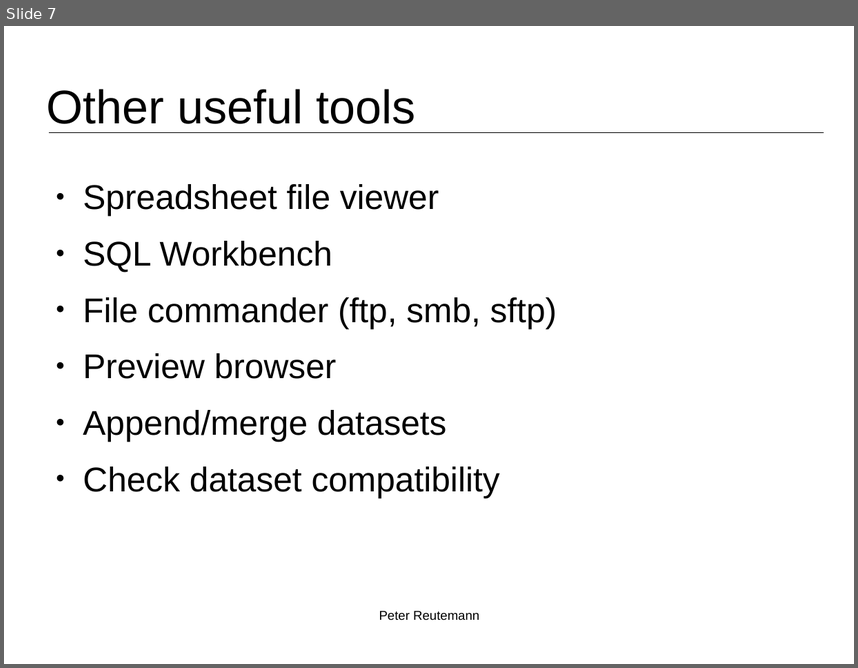
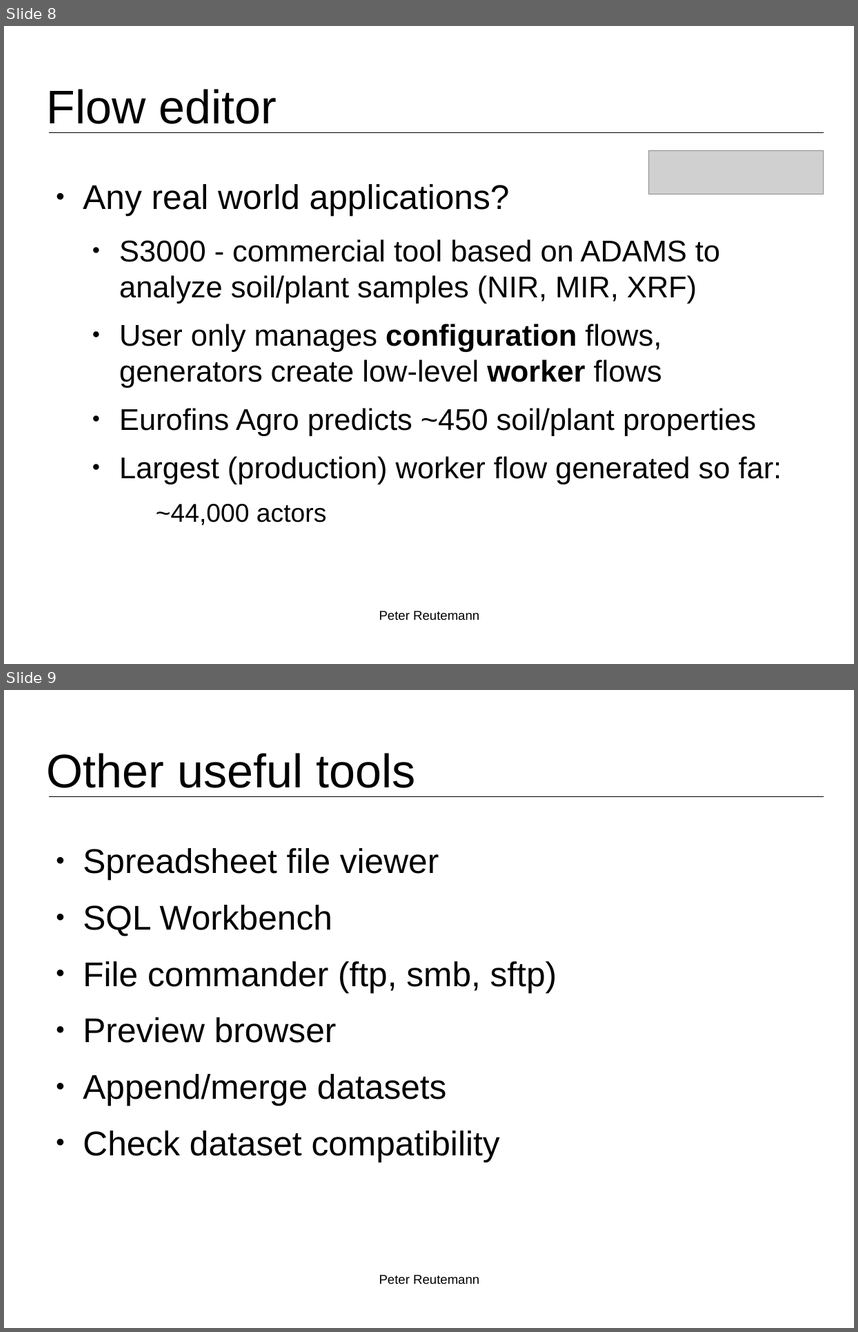
Before and after one commit to fracpete/weka-user-conference-2021, a slide deck: adams/adams.odp. Shown one above the other, each under a label of ours: slide 7 before the commit, slides 8 and 9 after it. The pictures are 858x668 and 858x1332 pixels, drawn with LibreOffice and Linux fonts; fonts in the diff are those of the drawing; grey boxes stand for pictures; background and template pictures are left out. Boxes give left, top, right and bottom in pixels: in the first picture for what was removed or moved away, otherwise in the second. Text is boxed around its words. In the diff, an @@ line names an element or a change of style, - is before the commit and + after.

```diff
--- a/adams/adams.odp
+++ b/adams/adams.odp
@@ slide 8 added at [4,26,854,664], background #FFFFFF; not listed: 1 template element that a slide beside it also shows @@
@@ title added at [47,89,277,124], 44 pt, text #000000 @@
+Flow editor
@@ picture added at [650,150,824,194] @@
@@ text added at [83,184,782,525], 28 pt, text #000000 @@
+● Any real world applications?
+  ● S3000 - commercial tool based on ADAMS to analyze soil/plant samples (NIR, MIR, XRF)
+  ● User only manages configuration flows, generators create low-level worker flows
+  ● Eurofins Agro predicts ~450 soil/plant properties
+  ● Largest (production) worker flow generated so far:
+    ~44,000 actors
@@ text added at [379,610,479,620], 12 pt, text #000000 @@
+Peter Reutemann
@@ what was slide 7 is now slide 9 @@
```
Also in this commit, not shown: 3 slides changed, 3 other slides added, 1 other file.
